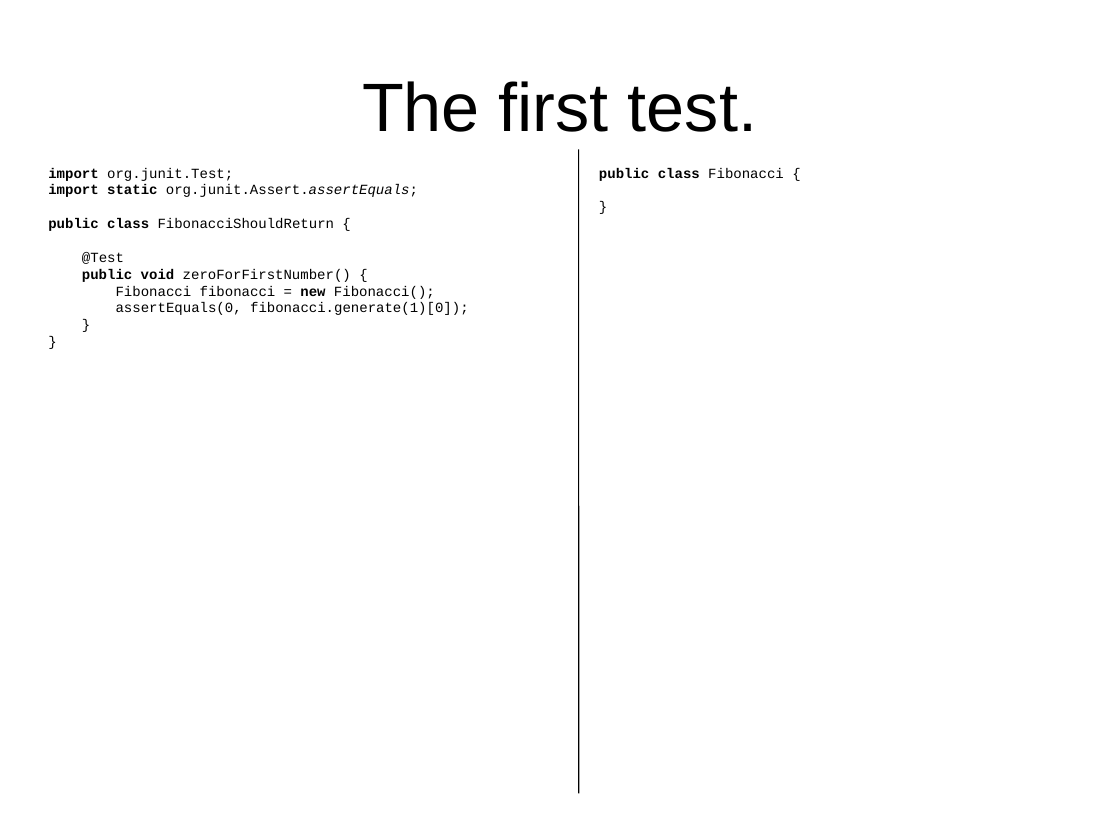
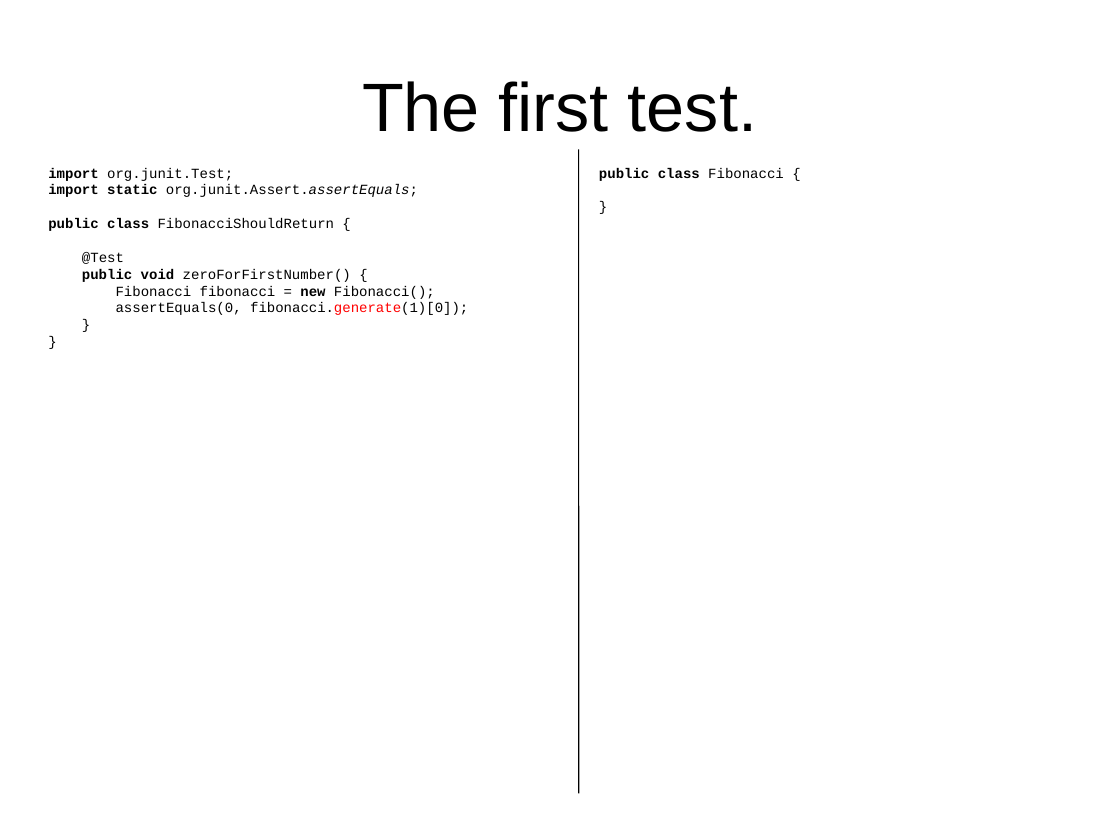
Before and after one commit to Theo3285/Fibonacci, a slide deck: slide 9 of Fibonacci Sequence Kata.pptx. Drawn at 1120x840 pixels with LibreOffice and Linux fonts; fonts in the diff are those of the drawing. Boxes give left, top, right and bottom in pixels: in the first picture for what was removed or moved away, otherwise in the second. Text is boxed around its words. In the diff, an @@ line names an element or a change of style, - is before the commit and + after.

```diff
--- a/Fibonacci Sequence Kata.pptx
+++ b/Fibonacci Sequence Kata.pptx
@@ text at <box>48,218,468,315</box>: text colour #000000 to #FF0000 in "fibonacci.generate(1)[0]);" @@
```
Also in this commit, not shown: 2 other slides changed, 1 other file.
